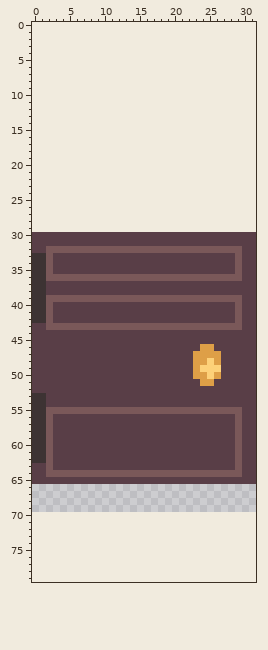
Sprite sheet: assets/vfx/furniture/door.png. The picture above was drawn from the file before the commit.
The file is 32x40 pixels. The old version is drawn lined up with the new one, on the new canvas.
And afterwards:
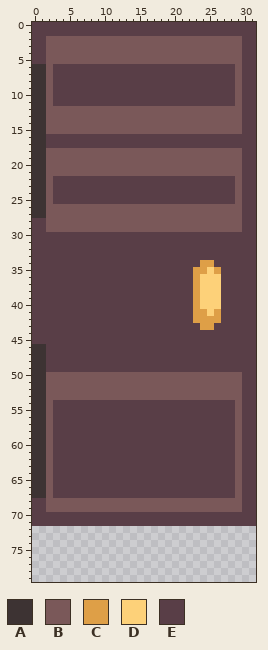
Palette (. is transparent): A #3d3333  B #7a5859  C #de9f47  D #fdd179  E #593e47
The exact change:
canvas 32x40 -> 32x80, the old top-left corner now at 0,30
y 0..1: x 0..31 ................................ -> EEEEEEEEEEEEEEEEEEEEEEEEEEEEEEEE
y 2..5: x 0..31 ................................ -> EEBBBBBBBBBBBBBBBBBBBBBBBBBBBBEE
y 6..11: x 0..31 ................................ -> AABEEEEEEEEEEEEEEEEEEEEEEEEEEBEE
y 12..15: x 0..31 ................................ -> AABBBBBBBBBBBBBBBBBBBBBBBBBBBBEE
y 16..17: x 0..31 ................................ -> AAEEEEEEEEEEEEEEEEEEEEEEEEEEEEEE
y 18..21: x 0..31 ................................ -> AABBBBBBBBBBBBBBBBBBBBBBBBBBBBEE
y 22..25: x 0..31 ................................ -> AABEEEEEEEEEEEEEEEEEEEEEEEEEEBEE
y 26..27: x 0..31 ................................ -> AABBBBBBBBBBBBBBBBBBBBBBBBBBBBEE
y 28..29: x 0..31 ................................ -> EEBBBBBBBBBBBBBBBBBBBBBBBBBBBBEE
y 32: x 2..29 BBBBBBBBBBBBBBBBBBBBBBBBBBBB -> EEEEEEEEEEEEEEEEEEEEEEEEEEEE
y 33: x 0..2 AAB -> EEE; x 29 B -> E
y 34: x 0..2 AAB -> EEE; x 24..25 EE -> CC; x 29 B -> E
y 35: x 0..2 AAB -> EEE; x 23..26 EEEE -> CCDC; x 29 B -> E
y 36: x 0..29 AABBBBBBBBBBBBBBBBBBBBBBBBBBBB -> EEEEEEEEEEEEEEEEEEEEEEECDDDEEE
y 37..38: x 0..1 AA -> EE; x 23..26 EEEE -> CDDD
y 39: x 0..29 AABBBBBBBBBBBBBBBBBBBBBBBBBBBB -> EEEEEEEEEEEEEEEEEEEEEEECDDDEEE
y 40: x 0..2 AAB -> EEE; x 23..26 EEEE -> CDDD; x 29 B -> E
y 41: x 0..2 AAB -> EEE; x 23..26 EEEE -> CCDC; x 29 B -> E
y 42: x 0..2 AAB -> EEE; x 23..26 EEEE -> CCCC; x 29 B -> E
y 43: x 2..29 BBBBBBBBBBBBBBBBBBBBBBBBBBBB -> EEEEEEEEEEEEEEEEEEEEEECCEEEE
y 46: x 0..1 EE -> AA; x 24..25 CC -> EE
y 47: x 0..1 EE -> AA; x 23..26 CCCC -> EEEE
y 48: x 0..1 EE -> AA; x 23..26 CCDC -> EEEE
y 49: x 0..1 EE -> AA; x 23..26 CDDD -> EEEE
y 50: x 0..29 EEEEEEEEEEEEEEEEEEEEEEECCDCEEE -> AABBBBBBBBBBBBBBBBBBBBBBBBBBBB
y 51: x 0..29 EEEEEEEEEEEEEEEEEEEEEEEECCEEEE -> AABBBBBBBBBBBBBBBBBBBBBBBBBBBB
y 52: x 0..29 EEEEEEEEEEEEEEEEEEEEEEEEEEEEEE -> AABBBBBBBBBBBBBBBBBBBBBBBBBBBB
y 53: x 2..29 EEEEEEEEEEEEEEEEEEEEEEEEEEEE -> BBBBBBBBBBBBBBBBBBBBBBBBBBBB
y 54: x 2 E -> B; x 29 E -> B
y 55: x 3..28 BBBBBBBBBBBBBBBBBBBBBBBBBB -> EEEEEEEEEEEEEEEEEEEEEEEEEE
y 63: x 0..1 EE -> AA
y 64: x 0..1 EE -> AA; x 3..28 BBBBBBBBBBBBBBBBBBBBBBBBBB -> EEEEEEEEEEEEEEEEEEEEEEEEEE
y 65: x 0..2 EEE -> AAB; x 29 E -> B
y 66..67: x 0..31 ................................ -> AABEEEEEEEEEEEEEEEEEEEEEEEEEEBEE
y 68..69: x 0..31 ................................ -> EEBBBBBBBBBBBBBBBBBBBBBBBBBBBBEE
y 70..71: x 0..31 ................................ -> EEEEEEEEEEEEEEEEEEEEEEEEEEEEEEEE
